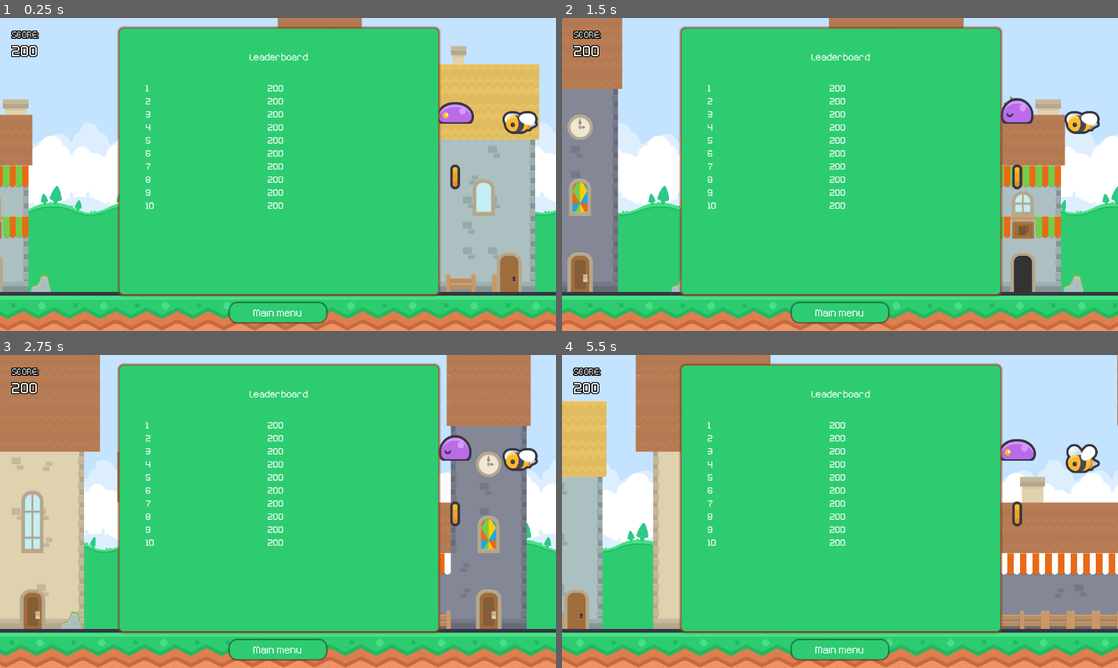
Above: before the commit, frames 1-4 (two rows, left to right).
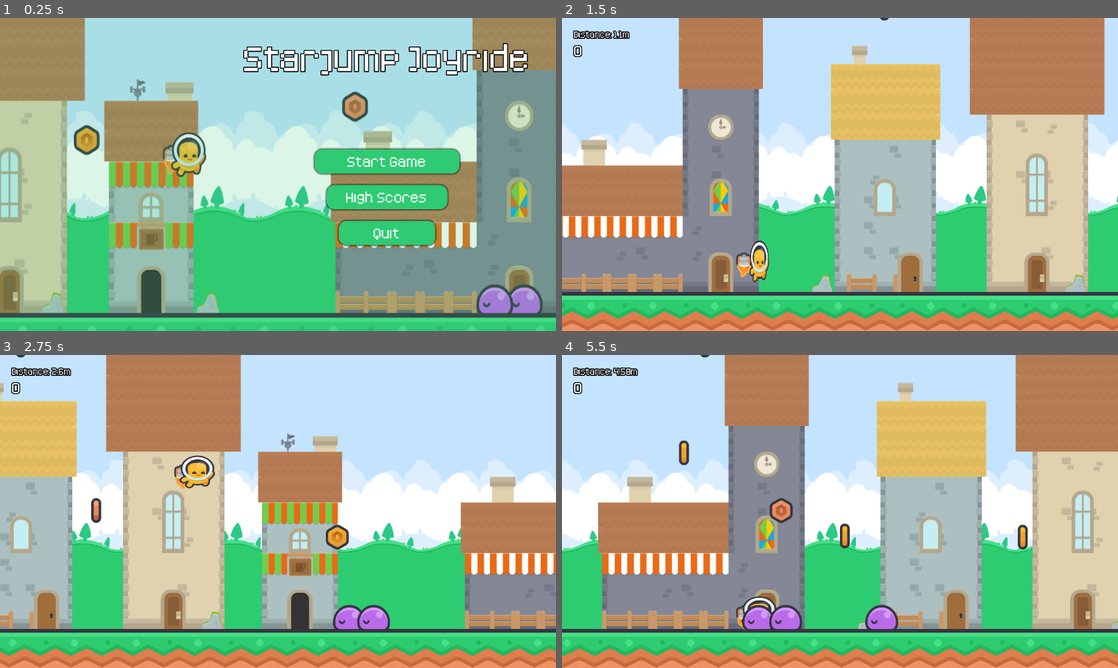
Above: after the commit, the same moments.

Repository: AnthonyLWolf/20-games-challenge
Game: Godot game, scene res://ui/main_menu.tscn
The game is run twice, just before and just after one commit, with the same random seed, the same clock (stepped at 60 frames per second) and the same inputs. Before the commit the project starts from res://levels/main.tscn.
Inputs (mouse positions are in pixels of both pictures, inside the frame that each line leads up to):
- Up to frame 1 (0.25 s): no input
- Up to frame 2 (1.5 s): click (951, 161) at 0.5 s, where only the run after the commit has a clickable "Start Game"; hold Space (fly) from 1.28 s (still down)
- Up to frame 3 (2.75 s): release Space (fly) at 2.03 s; tap Space (fly) at 2.1 s
- Up to frame 4 (5.5 s): hold Space (fly) 2.78-3.53 s; tap Space (fly) at 3.6, 5.1 s; hold Space (fly) 4.28-5.03 s

The runs differ from the first frame. In frame 1, 85% of the frame differs, in the area x 0-100%, y 0-100%; in frame 2, 75%; in frame 3, 76%; in frame 4, 81%.
Error before the commit: Parse Error: Identifier "GameManager" not declared in the current scope. (res://ui/ui_manager.gd:15)

Commit message:
Starjump Joyride v1

Diff:
--- /dev/null
+++ b/[20gc]-#2--jetpack-joyride/default_bus_layout.tres
@@ -0,0 +1,9 @@
+[gd_resource type="AudioBusLayout" format=3 uid="uid://clut631k1vklm"]
+
+[resource]
+bus/1/name = &"SFX"
+bus/1/solo = false
+bus/1/mute = false
+bus/1/bypass_fx = false
+bus/1/volume_db = -8.009033
+bus/1/send = &"Master"
--- a/[20gc]-#2--jetpack-joyride/entities/hero/hero.gd
+++ b/[20gc]-#2--jetpack-joyride/entities/hero/hero.gd
@@ -3,13 +3,14 @@
 
 @onready var animated_sprite_2d: AnimatedSprite2D = $HeroSprite
 @onready var jetpack_sprite: AnimatedSprite2D = $JetpackSprite
+@onready var jetpack_sfx_player: AudioStreamPlayer = $JetpackSFXPlayer
 
 
 @export var fly_speed : float = 1000.0
 @export var falling_speed : float = 1.2
 
 var is_jumping : bool = false
-
+var start_scale : Vector2
 
 enum State {
 	IDLE,
@@ -26,35 +27,42 @@
 
 # Called when the node enters the scene tree for the first time.
 func _ready() -> void:
-	pass # Replace with function body.
+	start_scale = animated_sprite_2d.scale
 
 
 # Called every frame. 'delta' is the elapsed time since the previous frame.
 func _physics_process(delta: float) -> void:
 
-	UiManager.score += delta
+	GameManager.score += delta
 
 	if !is_on_floor():
 		velocity += get_gravity() * delta * falling_speed
+
+		animated_sprite_2d.scale.x = clamp(start_scale.x + delta * velocity.y, 0.25, 0.45)
+		animated_sprite_2d.scale.y = clamp(start_scale.y - delta * velocity.y, 0.35, 0.45)
 		current_state = State.FLYING
 
 	if is_on_floor():
 		current_state = State.RUNNING
 
-	_handle_animations()
+	_handle_animations(delta)
 	_handle_input(delta)
 
 	move_and_slide()
 
 
-func _handle_animations() -> void:
+func _handle_animations(delta : float) -> void:
 	match current_state:
 		State.RUNNING:
 			if is_on_floor() && !animated_sprite_2d.is_playing():
 				is_jumping = false
 				animated_sprite_2d.play("run")
 				jetpack_sprite.play("run")
+				jetpack_sfx_player.stop()
+				animated_sprite_2d.scale = start_scale
 		State.FLYING:
+			if !jetpack_sfx_player.playing:
+				jetpack_sfx_player.play()
 			jetpack_sprite.play("fly")
 			if !is_on_floor() && !is_jumping:
 				animated_sprite_2d.play("fly")
--- a/[20gc]-#2--jetpack-joyride/entities/hero/hero.tscn
+++ b/[20gc]-#2--jetpack-joyride/entities/hero/hero.tscn
@@ -2,6 +2,7 @@
 
 [ext_resource type="Script" uid="uid://dt2v7ml03ro7c" path="res://entities/hero/hero.gd" id="1_chcl2"]
 [ext_resource type="Texture2D" uid="uid://uxujkfmh1s1c" path="res://assets/NewPlatformerPack.png" id="2_chcl2"]
+[ext_resource type="AudioStream" uid="uid://cuocoyr4jkldl" path="res://assets/audio/sfx/JetpackSFX.ogg" id="3_s8sb5"]
 
 [sub_resource type="AtlasTexture" id="AtlasTexture_epm60"]
 atlas = ExtResource("2_chcl2")
@@ -88,6 +89,7 @@
 height = 66.0
 
 [node name="Hero" type="CharacterBody2D" unique_id=1070624786]
+collision_mask = 13
 script = ExtResource("1_chcl2")
 
 [node name="JetpackSprite" type="AnimatedSprite2D" parent="." unique_id=1163789283]
@@ -106,3 +108,8 @@
 
 [node name="CollisionShape2D" type="CollisionShape2D" parent="." unique_id=2147094260]
 shape = SubResource("CapsuleShape2D_s8sb5")
+
+[node name="JetpackSFXPlayer" type="AudioStreamPlayer" parent="." unique_id=992116055]
+stream = ExtResource("3_s8sb5")
+volume_db = -10.0
+bus = &"SFX"
--- a/[20gc]-#2--jetpack-joyride/levels/main.gd
+++ b/[20gc]-#2--jetpack-joyride/levels/main.gd
@@ -1,5 +1,6 @@
 extends Node2D
 
+#region Parallax properties
 @onready var background_parallax: Parallax2D = $BackgroundParallax
 @onready var midground_parallax: Parallax2D = $MidgroundParallax
 @onready var foreground_parallax: Parallax2D = $ForegroundParallax
@@ -13,16 +14,13 @@
 var bg_start_scroll_pos_x : float
 var mg_start_scroll_pos_x : float
 var fg_start_scroll_pos_x : float
+#endregion
+
+
+
 
 # Called when the node enters the scene tree for the first time.
 func _ready() -> void:
-	SignalBus.signal_game_over.connect(func():
-		Engine.time_scale = 0.1
-		await get_tree().create_timer(1.5, true, false, true).timeout
-		Engine.time_scale = 0.0
-		SignalBus.signal_new_score.emit()
-		UiManager.leaderboard.show()
-		)
 
 	bg_start_scroll_pos_x = background_parallax.scroll_offset.x
 	mg_start_scroll_pos_x = midground_parallax.scroll_offset.x
--- a/[20gc]-#2--jetpack-joyride/levels/main.tscn
+++ b/[20gc]-#2--jetpack-joyride/levels/main.tscn
@@ -4,9 +4,8 @@
 [ext_resource type="Script" uid="uid://dib0n36gdpbuu" path="res://levels/main.gd" id="1_l8qe7"]
 [ext_resource type="TileSet" uid="uid://choo6ypr1ad5r" path="res://resources/tileset/level_tileset.tres" id="2_l8qe7"]
 [ext_resource type="Texture2D" uid="uid://uxujkfmh1s1c" path="res://assets/NewPlatformerPack.png" id="3_m1504"]
-[ext_resource type="PackedScene" uid="uid://c07gkdhbvk5cr" path="res://entities/items/coin_pickup.tscn" id="5_ifaiv"]
-[ext_resource type="PackedScene" uid="uid://bnojmxltmcjwh" path="res://entities/obstacles/bee/obstacle_bee.tscn" id="6_qy63d"]
-[ext_resource type="PackedScene" uid="uid://dvc3o3o2ramxh" path="res://entities/obstacles/slime/obstacle_slime.tscn" id="7_6et1j"]
+[ext_resource type="AudioStream" uid="uid://btmfnuplm4hpn" path="res://assets/audio/LevelTheme.ogg" id="6_5k4jt"]
+[ext_resource type="PackedScene" uid="uid://bfq32jsr52b2v" path="res://entities/logic/pool_manager.tscn" id="8_6et1j"]
 
 [sub_resource type="TileSetAtlasSource" id="TileSetAtlasSource_ifaiv"]
 texture = ExtResource("3_m1504")
@@ -59,7 +58,7 @@
 tile_set = ExtResource("2_l8qe7")
 
 [node name="Props" type="TileMapLayer" parent="MidgroundParallax/Tilemap" unique_id=1347641768]
-position = Vector2(655, 116)
+position = Vector2(2255, 116)
 scale = Vector2(0.75, 0.75)
 tile_map_data = PackedByteArray("AAACAAIAAQAJAAIAAAD8/wgAAQAIAAIAAAD9/wgAAQAIAAEAAAD+/wgAAQAIAAEAAAD//wgAAQAIAAEAAAAAAA …(592 unchanged characters)…
 tile_set = ExtResource("2_l8qe7")
@@ -75,6 +74,8 @@
 tile_set = SubResource("TileSet_5k4jt")
 
 [node name="FloorLimit" type="StaticBody2D" parent="." unique_id=786986492]
+collision_layer = 8
+collision_mask = 3
 
 [node name="CollisionShape2D" type="CollisionShape2D" parent="FloorLimit" unique_id=939511115]
 position = Vector2(535, 590)
@@ -93,11 +94,8 @@
 [node name="Camera2D" type="Camera2D" parent="." unique_id=1684598683]
 position = Vector2(583, 345)
 
-[node name="CoinPickup" parent="." unique_id=22005584 instance=ExtResource("5_ifaiv")]
-position = Vector2(950, 350)
+[node name="PoolManager" parent="." unique_id=1745003184 instance=ExtResource("8_6et1j")]
 
-[node name="ObstacleBee" parent="." unique_id=423760792 instance=ExtResource("6_qy63d")]
-position = Vector2(1086, 236)
-
-[node name="ObstacleSlime" parent="." unique_id=1250169002 instance=ExtResource("7_6et1j")]
-position = Vector2(950, 200)
+[node name="LevelMusicPlayer" type="AudioStreamPlayer" parent="." unique_id=2090569324]
+stream = ExtResource("6_5k4jt")
+autoplay = true
--- a/[20gc]-#2--jetpack-joyride/project.godot
+++ b/[20gc]-#2--jetpack-joyride/project.godot
@@ -12,15 +12,20 @@
 
 config/name="[20GC] #2: Jetpack Joyride"
 config/tags=PackedStringArray("20gc")
-run/main_scene="uid://cieila33y8r5k"
+run/main_scene="uid://cgjdjsj6enqg0"
 config/features=PackedStringArray("4.6", "Forward Plus")
 config/icon="res://icon.svg"
+
+[audio]
+
+buses/default_bus_layout="uid://clut631k1vklm"
 
 [autoload]
 
 UiManager="*uid://cpxpy4h0q3fxs"
 SignalBus="*uid://ccyyyqakjb6pe"
 GameConstants="*uid://c4rrds3ty7p1e"
+GameManager="*uid://b4enqqd7f1mvi"
 
 [display]
 
@@ -34,6 +39,7 @@
 "res://entities/": "yellow",
 "res://levels/": "orange",
 "res://resources/": "pink",
+"res://singletons/": "teal",
 "res://ui/": "green"
 }
 
@@ -45,6 +51,13 @@
 ]
 }
 
+[layer_names]
+
+2d_physics/layer_1="Hero"
+2d_physics/layer_2="Obstacles"
+2d_physics/layer_3="Coins"
+2d_physics/layer_4="World"
+
 [physics]
 
 3d/physics_engine="Jolt Physics"
--- a/[20gc]-#2--jetpack-joyride/resources/Labels/leaderboard_text.tres
+++ b/[20gc]-#2--jetpack-joyride/resources/Labels/leaderboard_text.tres
@@ -1,4 +1,9 @@
 [gd_resource type="LabelSettings" format=3 uid="uid://dq8a0mjb2w4j4"]
 
+[ext_resource type="FontFile" uid="uid://b7dvwin0rkkse" path="res://assets/Kenney Pixel.ttf" id="1_6yk34"]
+
 [resource]
-font_size = 30
+font = ExtResource("1_6yk34")
+font_size = 52
+outline_size = 8
+outline_color = Color(0, 0, 0, 1)
Binary file changed: [20gc]-#2--jetpack-joyride/assets/NewPlatformerPack.png
